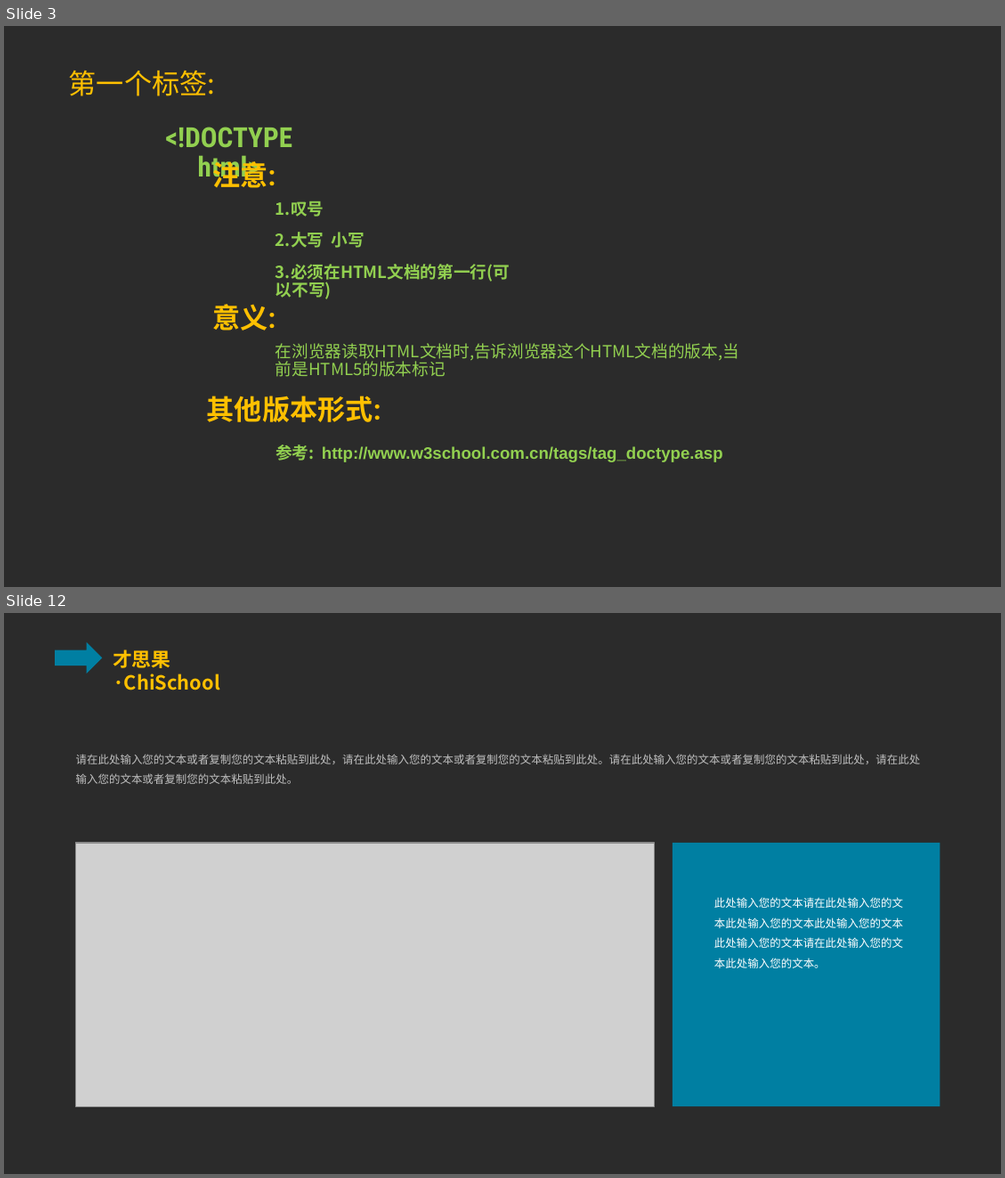
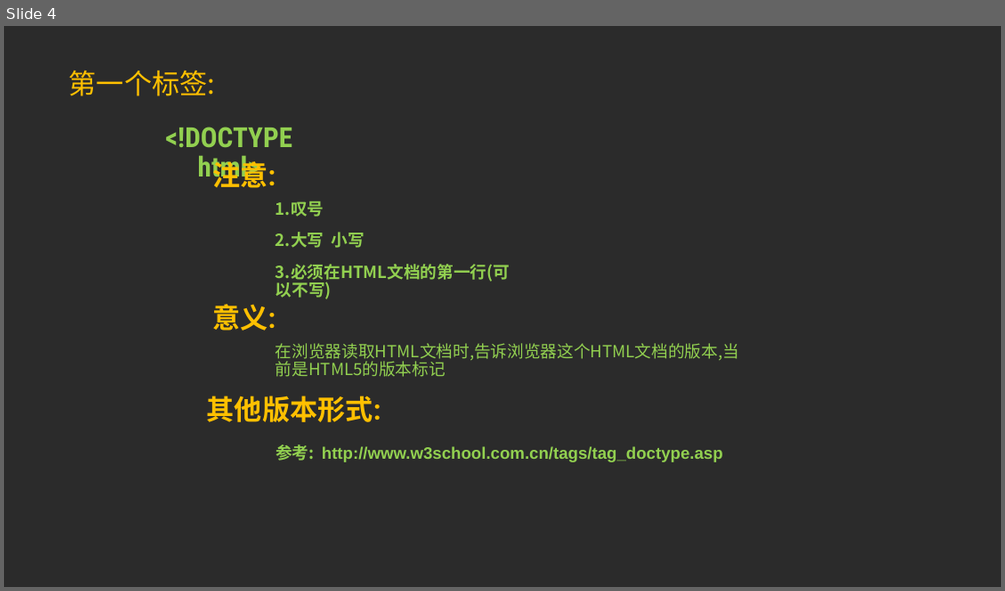
Before and after one commit to ppliu1987/chichool, a slide deck: html/class/lesson_two/AII.pptx. Shown one above the other, each under a label of ours: slides 3 and 12 before the commit, slide 4 after it; the slides between them are not shown. The pictures are 1005x1178 and 1005x591 pixels, drawn with LibreOffice and Linux fonts; fonts in the diff are those of the drawing; grey boxes stand for pictures; background and template pictures are left out; a plain dark background stands for a picture behind light text. Boxes give left, top, right and bottom in pixels: in the first picture for what was removed or moved away, otherwise in the second. Text is boxed around its words. In the diff, an @@ line names an element or a change of style, - is before the commit and + after.

```diff
--- a/html/class/lesson_two/AII.pptx
+++ b/html/class/lesson_two/AII.pptx
@@ slide 12 removed at [4,613,1001,1174], background picture (left out) @@
@@ right arrow removed at [55,641,102,673] @@
@@ text removed at [113,649,220,690] @@
-才思果·ChiSchool
@@ text removed at [76,754,921,784] @@
-请在此处输入您的文本或者复制您的文本粘贴到此处，请在此处输入您的文本或者复制您的文本粘贴到此处。请在此处输入您的文本或者复制您的文本粘贴到此处，请在此处输入您的文本或者复制您的文本粘贴到此处。
@@ picture removed at [76,843,654,1106] @@
@@ rectangle removed at [672,843,939,1106] @@
@@ text removed at [714,897,903,968] @@
-此处输入您的文本请在此处输入您的文本此处输入您的文本此处输入您的文本此处输入您的文本请在此处输入您的文本此处输入您的文本。
@@ what was slide 3 is now slide 4 @@
```
Also in this commit, not shown: 1 slide changed, 8 slides added, 19 other slides removed, 1 other file.
